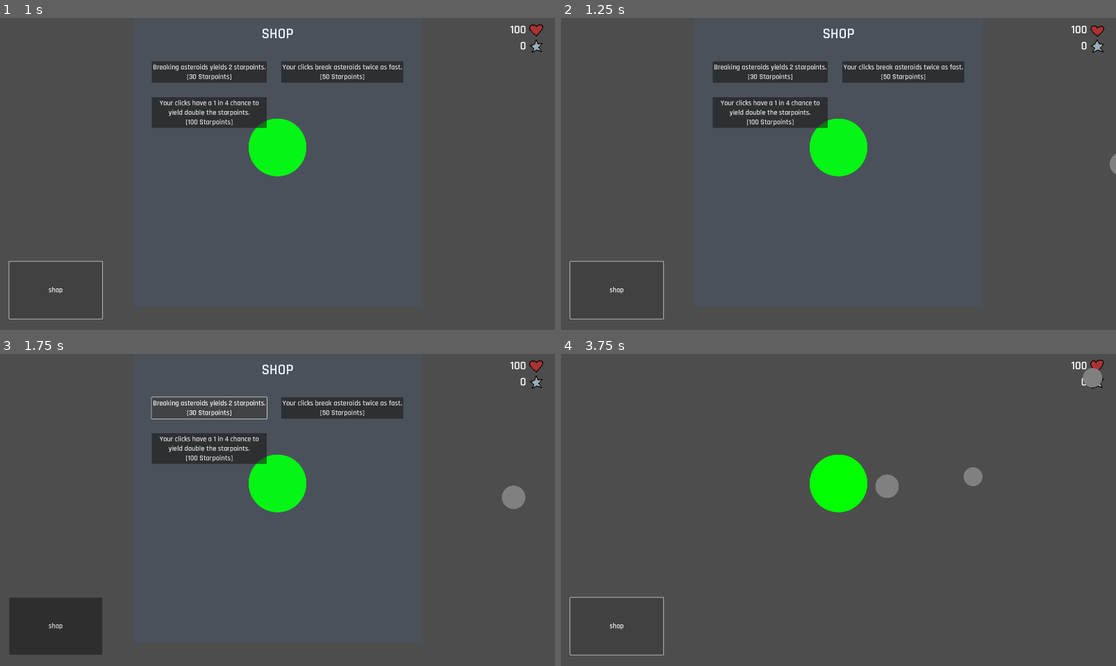
Above: before the commit, frames 1-4 (two rows, left to right).
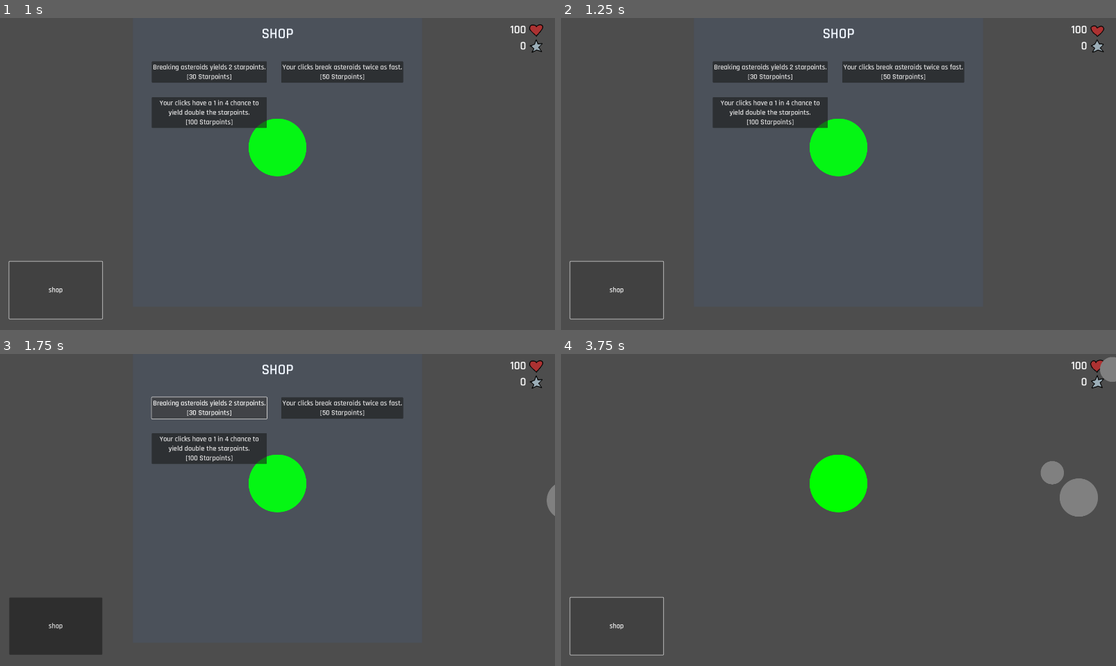
Above: after the commit, the same moments.

Repository: Paracosms/uni-jam
Game: Godot game, scene res://scenes/main.tscn
Same seed, same stepped clock (60 frames per second), same inputs: the game is played once before the commit and once after it.
Inputs:
- Up to frame 1 (1 s): click "shop" at 0.5 s
- Up to frame 2 (1.25 s): no input
- Up to frame 3 (1.75 s): click "Breaking asteroids yields 2 s…" at 1.25 s
- Up to frame 4 (3.75 s): click "Your clicks break asteroids t…" at 2 s; click "Your clicks have a 1 in 4 cha…" at 2.75 s; click "shop" at 3.5 s

Frame 1 is identical in both runs. In frame 2, less than 0.1% of the frame differs, in the area x 98-100%, y 43-51%; in frame 3, 0.4%; in frame 4, 1.7%, in the area x 56-100%, y 0-53%.

Commit message:
Revamp asteroid spawn balancing logic
Asteroid scaling and speed are now determined by a new random shaping algorithm based on difficulty, replacing the previous linear scaling. Health calculation is simplified and tied to asteroid size. Also, the meteor shower event now spawns fewer asteroids and uses a lower difficulty value.

Diff:
--- a/scripts/main.gd
+++ b/scripts/main.gd
@@ -6,8 +6,7 @@
 var shopOpened : bool = false
 
 # Core Difficulty (0 - Easy, 1 - Hard)
-@export var difficulty = 0.5
-var scaled_difficulty = pow(difficulty, 1) # I feel like the 0-1 was too easy
+@export var difficulty = 1
 
 var spawn_timer := Timer.new()
 
@@ -69,20 +68,38 @@
 
 	### ASTEROID BALANCING BASED ON DIFFICULTY ###
 
-	# Scale of Asteroid based on difficulty
-	var scale_min = 0.7 - scaled_difficulty * 0.3
-	var scale_max = 1.2 - scaled_difficulty * 0.2
-	asteroid.scale = Vector2.ONE * randf_range(scale_min, scale_max)
+	# Scale of Asteroid based on dificulty
+	var base = randf_range(-1.0, 1.0) # Base random value
 
-	# Scale of Asteroid based on difficulty
-	var speed_min = 100 + scaled_difficulty * 50
-	var speed_max = 250 + scaled_difficulty * 250
-	asteroid.speed = randf_range(speed_min, speed_max)
+	# Gets exponent based on difficulty
+	# When exponent is higher, extreme values are rare
+	# Opposite for low exponent
+	var exponent = 1.0 + (1.0 - difficulty) * 1.0
+	var shaped_value = sign(base) * pow(abs(base), exponent)
+	shaped_value = clamp(shaped_value, -0.8, 0.8) # Prevents far extremes hopefully
+
+	# Allows for the full range but biases towards the specified areas
+	var spread = 0.5 + difficulty * 0.4
+	var result = clamp((1.0 + shaped_value * spread), 0.1, 1.9)
+
+	# Sets the scale
+	asteroid.scale = Vector2.ONE * result
+
+	# Scale of Asteroid based on size
+
+	var weight = (1.9 - result) / (1.9 - 0.1)
+	var base_speed = lerp(50.0, 300.0, weight)
+
+	var variation = base_speed * 0.1
+	var speed = randf_range(base_speed - variation, base_speed + variation)
+
+	asteroid.speed = speed
 
 	# Scale of Asteroid based on difficulty and size (Bigger = more health)
-	var size_factor = asteroid.scale.x
-	var base_health = lerp(1.0, 7.0, scaled_difficulty)
-	asteroid.health = clamp(round(base_health * size_factor), 1, 5)
+	var base_health = round(lerp(1.0, 2.0, result))
+	asteroid.health = base_health
+
+
 
 	### END SPAWN LOGIC ###
 
@@ -103,8 +120,8 @@
 		spawn_timer.paused = true
 		meteorShower_timer.paused = true
 		var old = difficulty
-		difficulty = 0.1
-		for n in range(11): # n = number of asteroids minus 1
+		difficulty = 0.05
+		for n in range(7): # n = number of asteroids but not actually idk why
 			spawn_asteroid()
 			await get_tree().create_timer(0.2).timeout # Wait for 0.2 seconds
 		difficulty = old
Not shown: 2 places in scenes/main.tscn that only renumber resources
Not shown: 1 places in scenes/shop.tscn that only renumber resources
